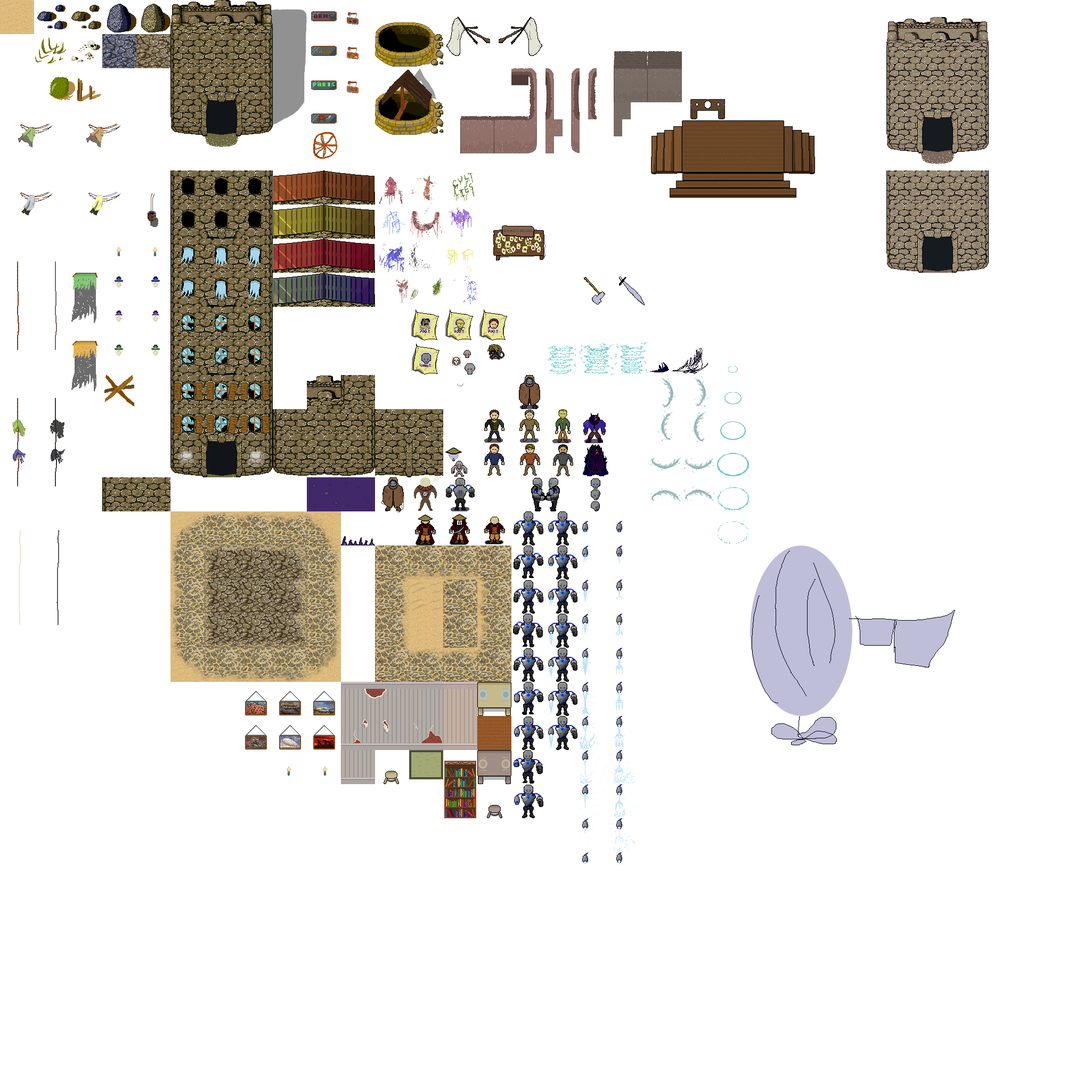
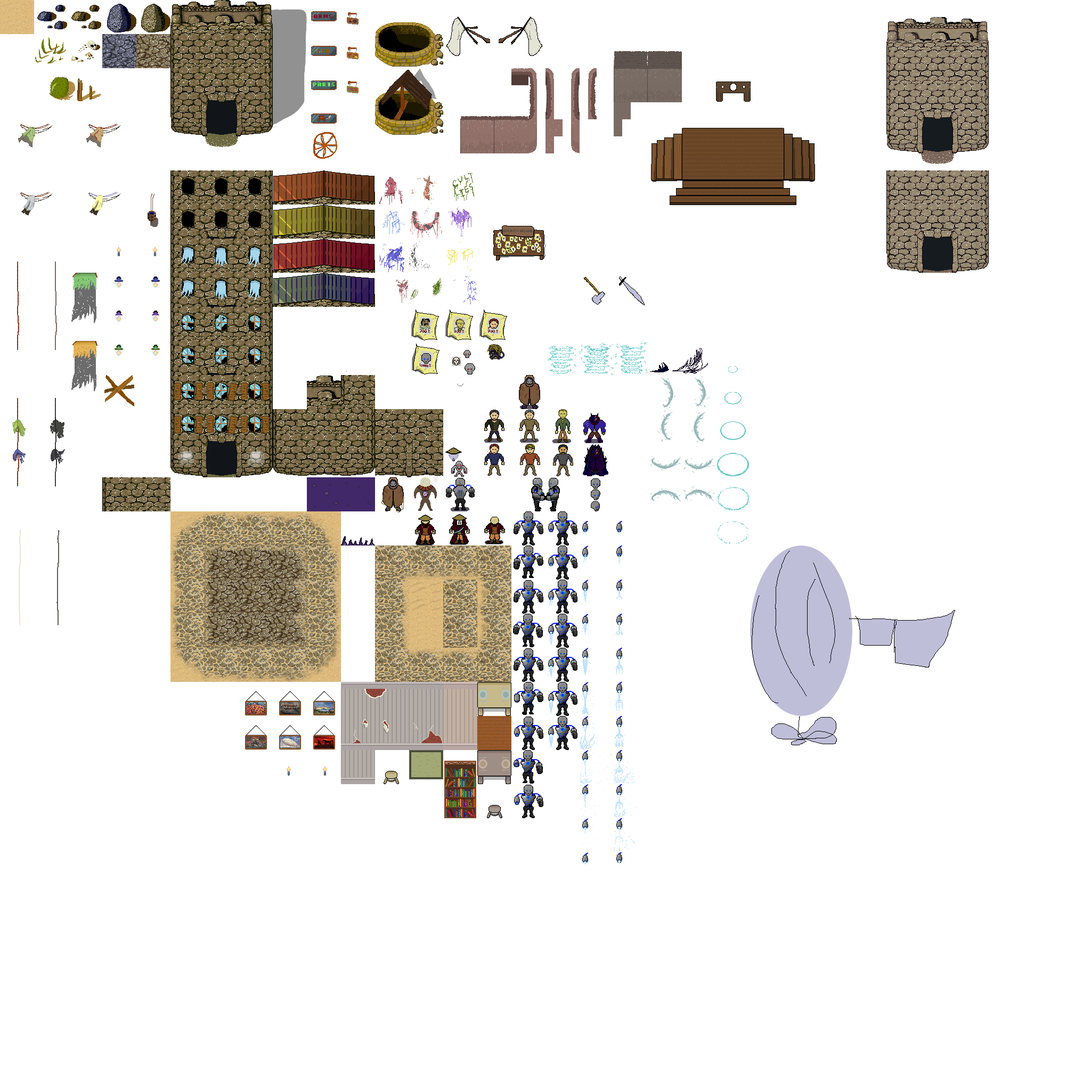
Layers edited between the first and the second (1091, 1091) image:
painted on "Layer #5" over [690, 81, 751, 120]
painted on "Layer" over [651, 120, 816, 206]
